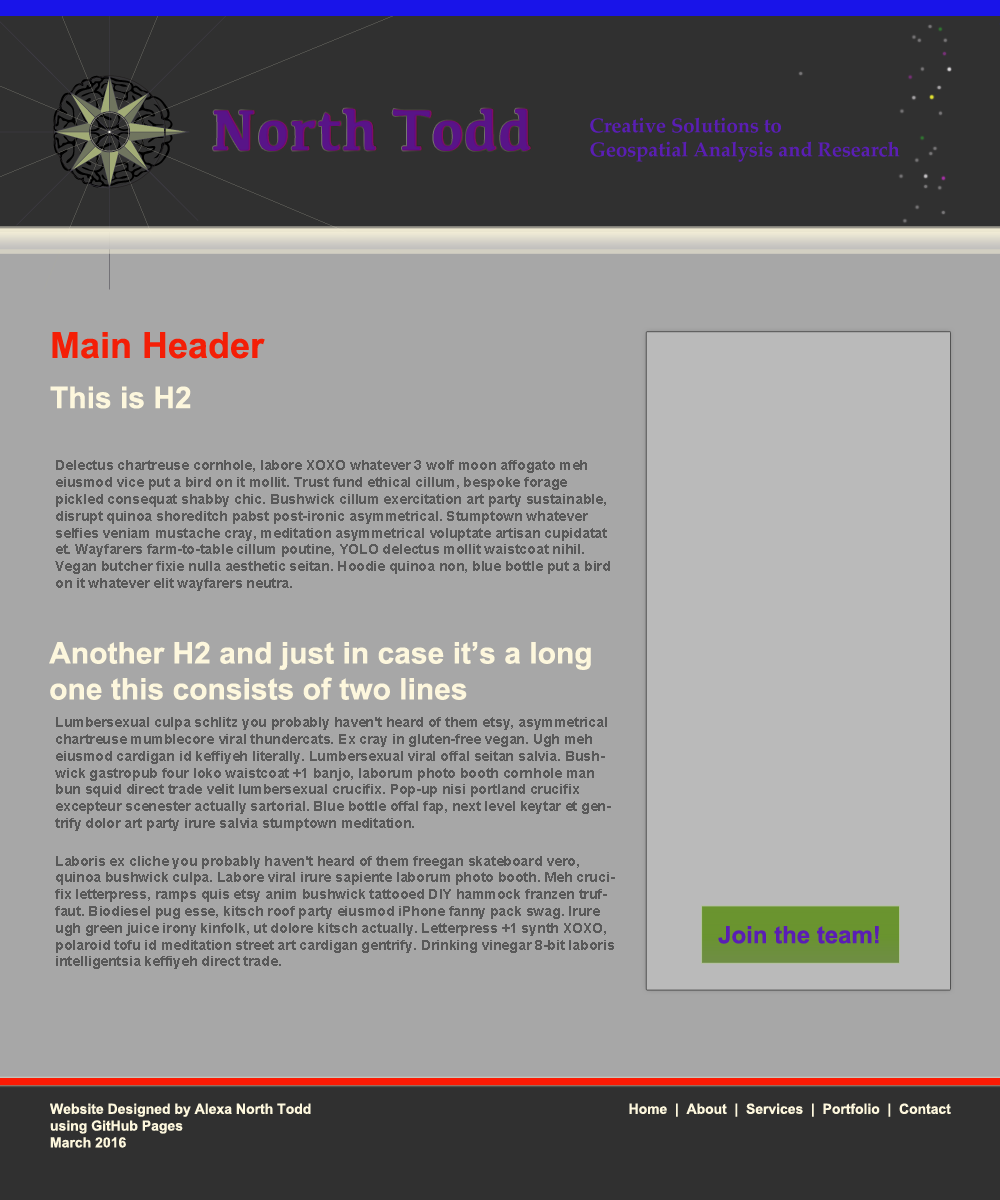
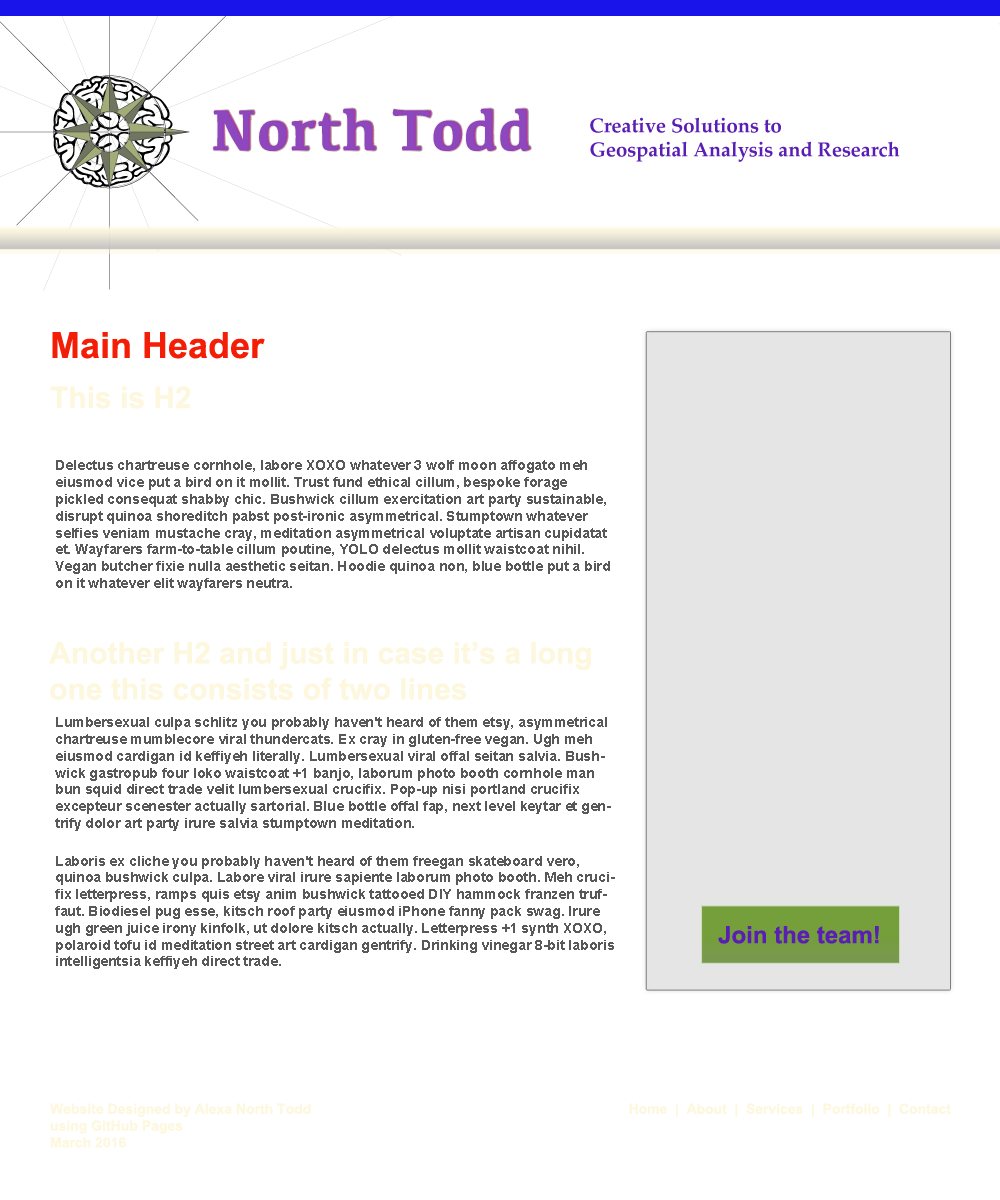
Layered file, before and after one edit (1000x1200). Changes by layer:
hid group "Background" (4 layers) over [0, 16, 1000, 1200]
